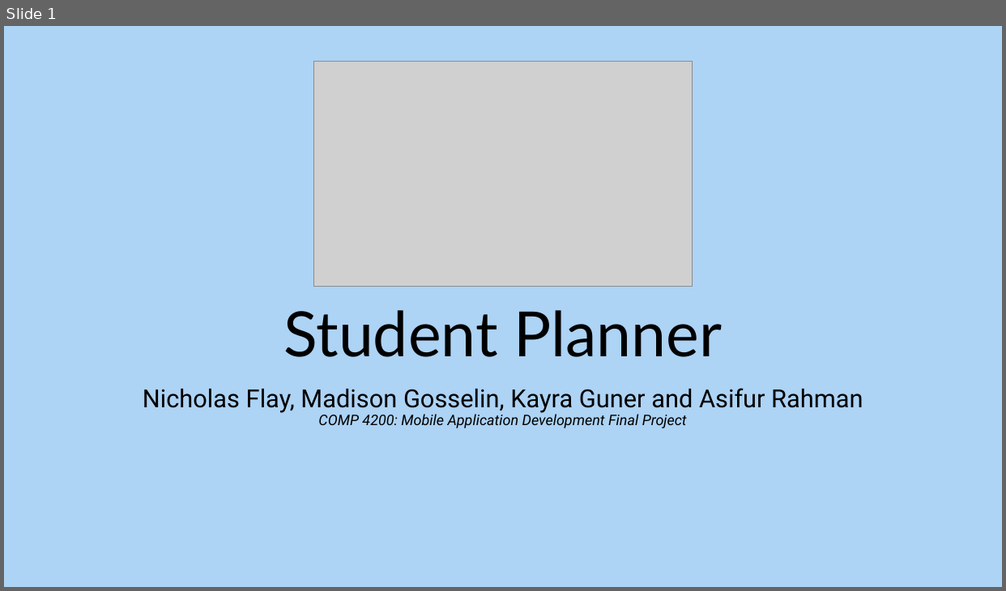
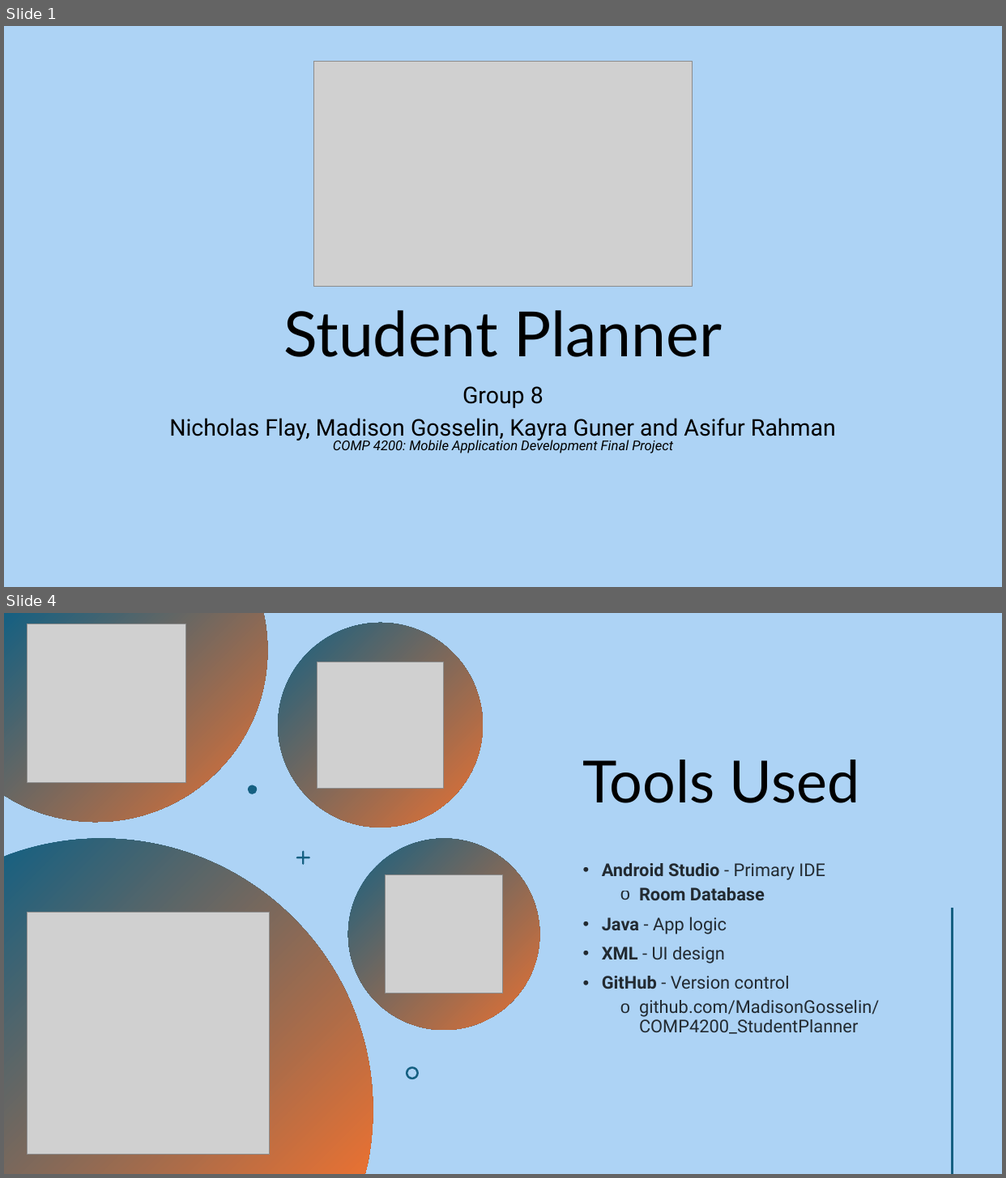
Before and after one commit to MadisonGosselin/COMP4200_StudentPlanner, a slide deck: COMP4200_FinalPresentation.pptx. Shown one above the other, each under a label of ours: slide 1 before the commit, slides 1 and 4 after it; the slides between them are not shown. The pictures are 1006x591 and 1006x1178 pixels, drawn with LibreOffice and Linux fonts; fonts in the diff are those of the drawing; grey boxes stand for pictures. Boxes give left, top, right and bottom in pixels: in the first picture for what was removed or moved away, otherwise in the second. Text is boxed around its words. In the diff, an @@ line names an element or a change of style, - is before the commit and + after.

Commit message:
Add files via upload
Slide text and images added as per requirements.

```diff
--- a/COMP4200_FinalPresentation.pptx
+++ b/COMP4200_FinalPresentation.pptx
@@ slide 4 added at [4,613,1002,1174], background #ADD3F5 @@
@@ freeform shape added at [4,613,267,822], fill gradient #156082 to #E97132 @@
@@ picture added at [27,624,186,783] @@
@@ ellipse added at [278,623,484,828], fill gradient #156082 to #E97132 @@
@@ picture added at [317,662,444,788] @@
@@ title added at [582,760,860,803], 56 pt, text #000000 @@
+Tools Used
@@ freeform shape added at [248,786,257,794], fill #156082 @@
@@ freeform shape added at [4,838,373,1174], fill gradient #156082 to #E97132 @@
@@ freeform shape added at [296,851,310,865], fill #156082 @@
@@ ellipse added at [348,838,540,1030], fill gradient #156082 to #E97132 @@
@@ picture added at [385,875,503,994] @@
@@ text added at [602,863,879,1034], 17 pt, text #000000 at 80% opacity @@
+• Android Studio - Primary IDE
+  o Room Database
+• Java - App logic
+• XML - UI design
+• GitHub - Version control
+  o github.com/MadisonGosselin/COMP4200_StudentPlanner
@@ picture added at [27,913,270,1155] @@
@@ line added from (953, 909) to (953, 1174), #E97132 2 pt @@
@@ freeform shape added at [406,1067,419,1080], fill #156082 @@
@@ slide 1 changed as well @@
@@ subtitle at [462,386,543,408]: paragraph added @@
+Group 8
@@ subtitle at [169,418,836,454]: size 24 to 22.2 pt in "Nicholas Flay, Madison Gosselin, Kayra Guner and ..."; size 14 to 12.9 pt in "COMP 4200: Mobile Application Development Final Project"; line spacing 0.9 to 0.8 @@
```
Also in this commit, not shown: 8 other slides added, 5 slides removed.
